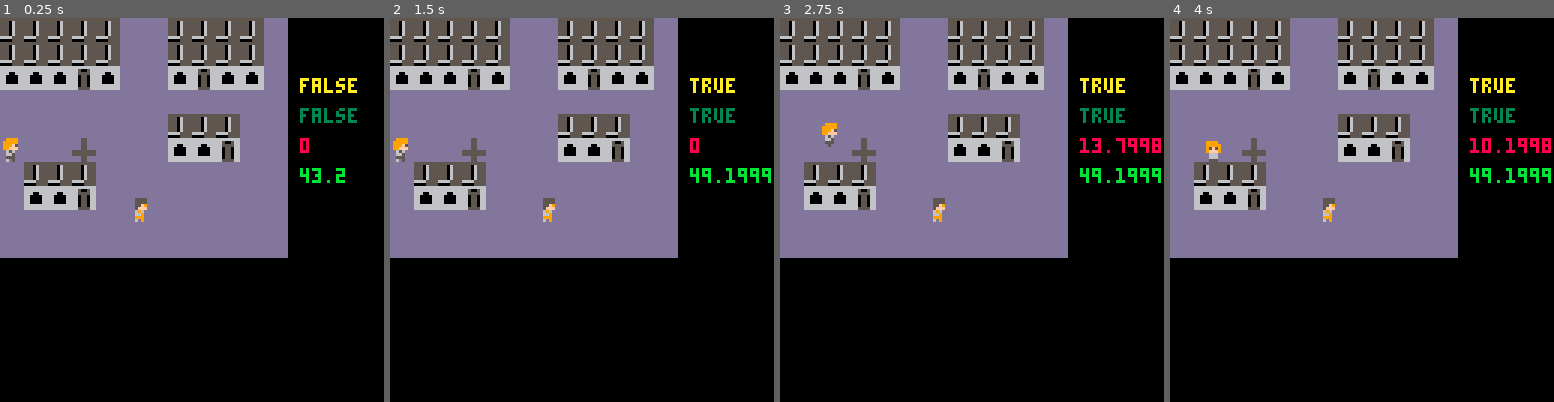
Above: before the commit, frames 1-4 (left to right).
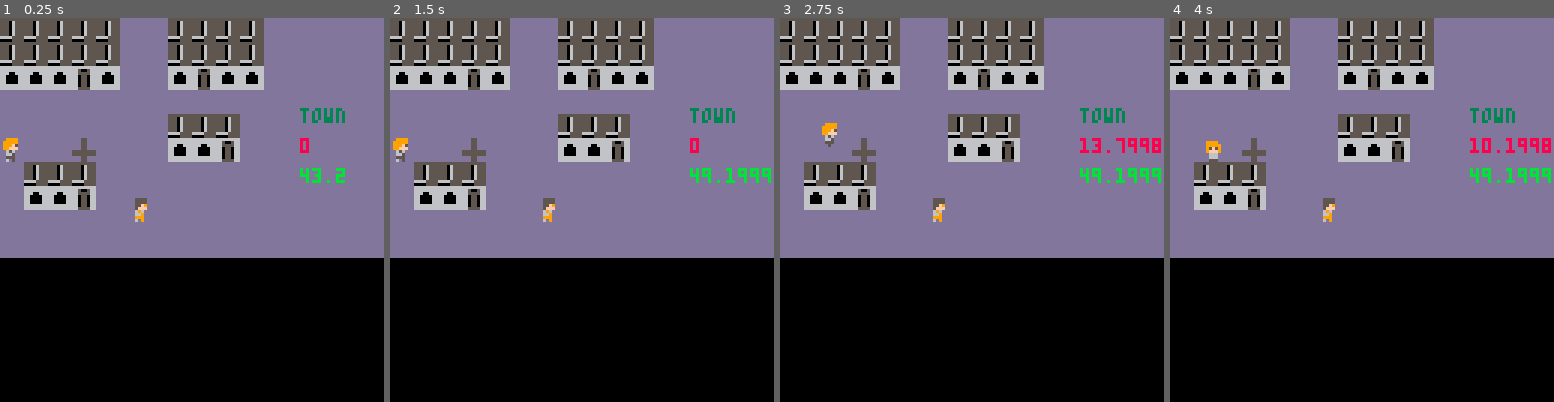
Above: after the commit, the same moments.

Repository: Joe-Gigs/3-color-game-jam
Game: PICO-8 cartridge 3colorjam.p8
The game is run twice, just before and just after one commit, with the same random seed, the same clock (stepped at 60 frames per second) and the same inputs.
Inputs:
- Up to frame 1 (0.25 s): no input
- Up to frame 2 (1.5 s): tap X (X key) at 0.33, 1.07 s; tap O (Z key) at 0.7 s
- Up to frame 3 (2.75 s): hold Right 1.6-2.1 s; tap O (Z key) at 1.7, 2.1, 2.5 s; tap X (X key) at 1.85 s; hold Up 2.15-2.42 s; hold Right from 2.47 s (still down)
- Up to frame 4 (4 s): tap O (Z key) at 2.9, 3.3, 3.7 s; tap X (X key) at 2.97 s; release Right at 3.03 s; hold Left 3.08-3.58 s; hold Down 3.63-3.97 s

The runs differ from the first frame. In frame 1, 15% of the frame differs, in the area x 75-100%, y 0-63%; in frame 2, 15%; in frame 3, 15%; in frame 4, 15%.

Commit message:
push for desktop

Diff:
--- a/3colorjam.p8
+++ b/3colorjam.p8
@@ -40,13 +40,14 @@
 	timer = 0
 
 	talk = false
+	current_location = "town"
 end
 
 function _draw()
 	print(player.x, 100, 40, 8)
 	print(npc1.x, 100, 50, 11)
-	print(npc1.sleep, 100, 30, 3)
-	print(talk, 100,20, 10)
+	print(current_location, 100, 30, 3)
+	--print(talk, 100,20, 10)
 
 end
 
@@ -63,7 +64,7 @@
 	npcmovement()
 	reversenpc()
 
---Testing encounter screen with hard coded values for player
+--testing encounter screen with hard coded values for player
 	-- if player.x >= 24.6 and player.y <= 37.6 then
 	-- 	triggerbattletest()
 	-- end
@@ -71,7 +72,7 @@
 
 if btn(4) then
 	if player.x then
-		npcSpeak()
+		npcspeak()
 	end
 end
 	--todo put explore code in reusable function
@@ -137,7 +138,7 @@
 	end
 end
 
-function npcSpeak()
+function npcspeak()
 	menu.sp = 64
 	menu_right = {}
 	menu_right.x = 30
@@ -240,12 +241,15 @@
 		cls()
 		menu.level = 3
 		game_state = "explore"
-
 	end
 end
 	if btnp(5) then
 		menu.level = 0
 	end
+end
+
+function enterChurh()
+	current_location = "church"
 end
 
 
@@ -325,14 +329,14 @@
 66000066660550665550655555555555000000000000000000000000000000000000000000000000006650000066500000666000006660000066600000000000
 666666666605506666665555ddd55ddd000000000000000000000000000000000000000000000000005550000055500000555000005550000055500000000000
 666666666655556600005555ddd55ddd000000000000000000000000000000000000000000000000006050000005000000505000000000000050500000000000
-00000000000000000000000000000000000000000000000000000000000000000000000000000000005555000055550000000000000000000000000000000000
-00000000000000000000000000000000000000000000000000000000000000000000000000000000005555000055550000000000000000000000000000000000
-000000000000000000000000000000000000000000000000000000000000000000000000000000000055f9000055f90000000000000000000000000000000000
-00000000008880000000000000000000000000000000000000000000000000000000000000000000005fff00005fff0000000000000000000000000000000000
-00000000008880000000000000000000000000000000000000000000000000000000000000000000006960000069600000000000000000000000000000000000
-00000000008880000000000000000000000000000000000000000000000000000000000000000000006690000066900000000000000000000000000000000000
-00000000000000000000000000000000000000000000000000000000000000000000000000000000009990000099900000000000000000000000000000000000
-00000000000000000000000000000000000000000000000000000000000000000000000000000000006090000009000000000000000000000000000000000000
+44444444000000000000000000000000000000000000000000000000000000000000000000000000005555000055550000000000000000000000000000000000
+44444444000000000000000000000000000000000000000000000000000000000000000000000000005555000055550000000000000000000000000000000000
+444444440000000000000000000000000000000000000000000000000000000000000000000000000055f9000055f90000000000000000000000000000000000
+44444444008880000000000000000000000000000000000000000000000000000000000000000000005fff00005fff0000000000000000000000000000000000
+44444444008880000000000000000000000000000000000000000000000000000000000000000000006960000069600000000000000000000000000000000000
+44444444008880000000000000000000000000000000000000000000000000000000000000000000006690000066900000000000000000000000000000000000
+44444444000000000000000000000000000000000000000000000000000000000000000000000000009990000099900000000000000000000000000000000000
+44444444000000000000000000000000000000000000000000000000000000000000000000000000006090000009000000000000000000000000000000000000
 00000000000000000000000000000000000000000000000000000000000000000000000000000000000000000000000000000000000000000000000000000000
 00000000000000000000000000000000000000000000000000000000000000000000000000000000000000000000000000000000000000000000000000000000
 00000000000000000000000000000000000000000000000000000000000000000000000000000000000000000000000000000000000000000000000000000000
@@ -386,16 +390,16 @@
 0000000000000000000000000000000000000000000000000000000000000000000000000000000000000000000000000000000000000000000000000000000000000000000000000000000000000000000000000000000000000000000000000000000000000000000000000000000000000000000000000000000000000000
 0000000000000000000000000000000000000000000000000000000000000000000000000000000000000000000000000000000000000000000000000000000000000000000000000000000000000000000000000000000000000000000000000000000000000000000000000000000000000000000000000000000000000000
 __map__
-8282828282050582828282050000000000000000000000000000000000000000000000000000000000000000000000000000000000000000000000000000000000000000000000000000000000000000000000000000000000000000000000000000000000000000000000000000000000000000000000000000000000000000
-8282828282050582828282050000000000000000000000000000000000000000000000000000000000000000000000000000000000000000000000000000000000000000000000000000000000000000000000000000000000000000000000000000000000000000000000000000000000000000000000000000000000000000
-8080808180050580818080050000000000000000000000000000000000000000000000000000000000000000000000000000000000000000000000000000000000000000000000000000000000000000000000000000000000000000000000000000000000000000000000000000000000000000000000000000000000000000
-0505050505050505050505050000000000000000000000000000000000000000000000000000000000000000000000000000000000000000000000000000000000000000000000000000000000000000000000000000000000000000000000000000000000000000000000000000000000000000000000000000000000000000
-0505050505050582828205050000000000000000000000000000000000000000000000000000000000000000000000000000000000000000000000000000000000000000000000000000000000000000000000000000000000000000000000000000000000000000000000000000000000000000000000000000000000000000
-0505058305050580808105050000000000000000000000000000000000000000000000000000000000000000000000000000000000000000000000000000000000000000000000000000000000000000000000000000000000000000000000000000000000000000000000000000000000000000000000000000000000000000
-0582828205050505050505050000000000000000000000000000000000000000000000000000000000000000000000000000000000000000000000000000000000000000000000000000000000000000000000000000000000000000000000000000000000000000000000000000000000000000000000000000000000000000
-0580808105050505050505050000000000000000000000000000000000000000000000000000000000000000000000000000000000000000000000000000000000000000000000000000000000000000000000000000000000000000000000000000000000000000000000000000000000000000000000000000000000000000
-0505050505050505050505050000000000000000000000000000000000000000000000000000000000000000000000000000000000000000000000000000000000000000000000000000000000000000000000000000000000000000000000000000000000000000000000000000000000000000000000000000000000000000
-0505050505050505050505050000000000000000000000000000000000000000000000000000000000000000000000000000000000000000000000000000000000000000000000000000000000000000000000000000000000000000000000000000000000000000000000000000000000000000000000000000000000000000
+8282828282050582828282050505050505909090909090900000000000000000000000000000000000000000000000000000000000000000000000000000000000000000000000000000000000000000000000000000000000000000000000000000000000000000000000000000000000000000000000000000000000000000
+8282828282050582828282050505050505909090909090900000000000000000000000000000000000000000000000000000000000000000000000000000000000000000000000000000000000000000000000000000000000000000000000000000000000000000000000000000000000000000000000000000000000000000
+8080808180050580818080050505050505909090909090900000000000000000000000000000000000000000000000000000000000000000000000000000000000000000000000000000000000000000000000000000000000000000000000000000000000000000000000000000000000000000000000000000000000000000
+0505050505050505050505050505050505909090909090900000000000000000000000000000000000000000000000000000000000000000000000000000000000000000000000000000000000000000000000000000000000000000000000000000000000000000000000000000000000000000000000000000000000000000
+0505050505050582828205050505050505909090909090900000000000000000000000000000000000000000000000000000000000000000000000000000000000000000000000000000000000000000000000000000000000000000000000000000000000000000000000000000000000000000000000000000000000000000
+0505058305050580808105050505050505909090909090900000000000000000000000000000000000000000000000000000000000000000000000000000000000000000000000000000000000000000000000000000000000000000000000000000000000000000000000000000000000000000000000000000000000000000
+0582828205050505050505050505050505909090909090900000000000000000000000000000000000000000000000000000000000000000000000000000000000000000000000000000000000000000000000000000000000000000000000000000000000000000000000000000000000000000000000000000000000000000
+0580808105050505050505050505050505909090909090900000000000000000000000000000000000000000000000000000000000000000000000000000000000000000000000000000000000000000000000000000000000000000000000000000000000000000000000000000000000000000000000000000000000000000
+0505050505050505050505050505050505909090909090900000000000000000000000000000000000000000000000000000000000000000000000000000000000000000000000000000000000000000000000000000000000000000000000000000000000000000000000000000000000000000000000000000000000000000
+0505050505050505050505050505050505909090909090900000000000000000000000000000000000000000000000000000000000000000000000000000000000000000000000000000000000000000000000000000000000000000000000000000000000000000000000000000000000000000000000000000000000000000
 0404040404040404040404040000000000000000000000000000000000000000000000000000000000000000000000000000000000000000000000000000000000000000000000000000000000000000000000000000000000000000000000000000000000000000000000000000000000000000000000000000000000000000
 0000000000000000000000000000000000000000000000000000000000000000000000000000000000000000000000000000000000000000000000000000000000000000000000000000000000000000000000000000000000000000000000000000000000000000000000000000000000000000000000000000000000000000
 0000000000000000000000000000000000000000000000000000000000000000000000000000000000000000000000000000000000000000000000000000000000000000000000000000000000000000000000000000000000000000000000000000000000000000000000000000000000000000000000000000000000000000
